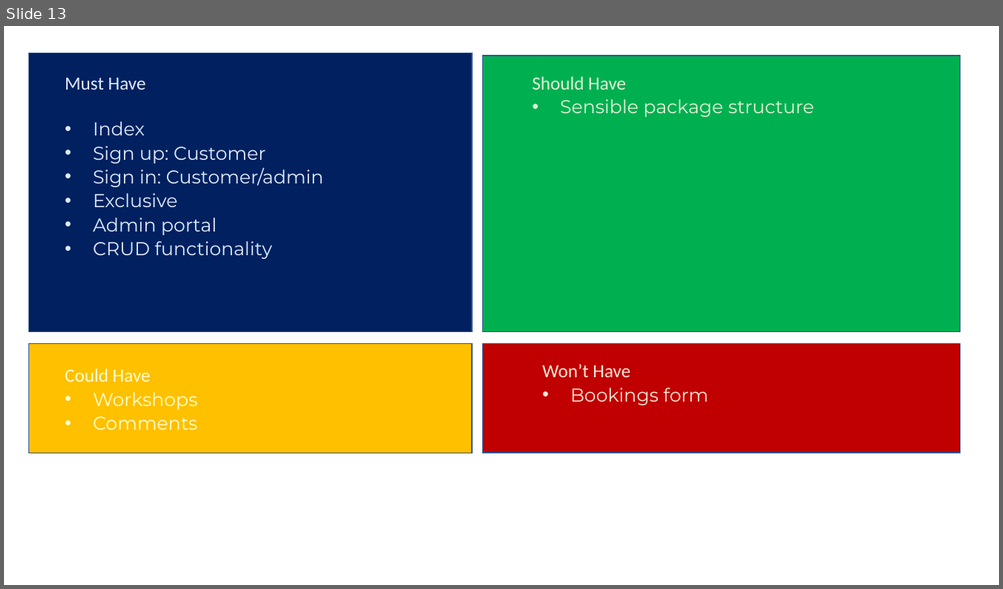
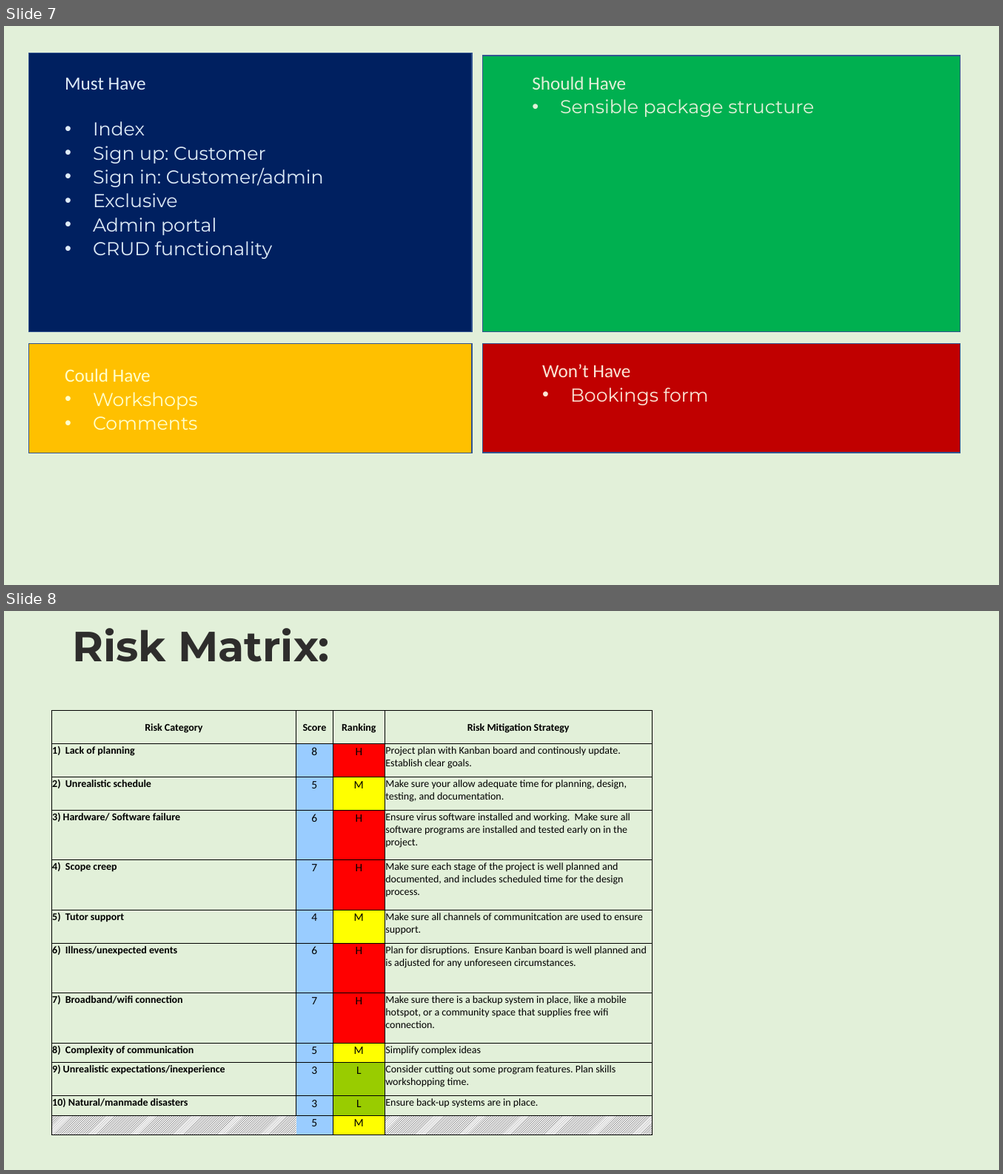
Before and after one commit to shivalasvegas/HobbyProject, a slide deck: PROJECT_FILES/hobbyProject_shefeltgood.pptx. Shown one above the other, each under a label of ours: slide 13 before the commit, slides 7 and 8 after it. The pictures are 1003x589 and 1003x1174 pixels, drawn with LibreOffice and Linux fonts; fonts in the diff are those of the drawing. Boxes give left, top, right and bottom in pixels: in the first picture for what was removed or moved away, otherwise in the second. Text is boxed around its words. In the diff, an @@ line names an element or a change of style, - is before the commit and + after.

```diff
--- a/PROJECT_FILES/hobbyProject_shefeltgood.pptx
+++ b/PROJECT_FILES/hobbyProject_shefeltgood.pptx
@@ slide 8 added at <box>4,611,999,1170</box>, background #E2F0D9 @@
@@ text added at <box>72,628,329,662</box>, 40.7 pt, text #2E2D2C, bold @@
+Risk Matrix:
@@ table added at <box>52,710,652,1136</box>, 12 rows, 4 columns @@
+Risk Category | Score | Ranking | Risk Mitigation Strategy
+1) Lack of planning | 8 | H | Project plan with Kanban board and continously update. Establish clear goals.
+2) Unrealistic schedule | 5 | M | Make sure your allow adequate time for planning, design, testing, and documentation.
+3) Hardware/ Software failure | 6 | H | Ensure virus software installed and working. Make sure all software programs are installed and tested early on in the project.
+4) Scope creep | 7 | H | Make sure each stage of the project is well planned and documented, and includes scheduled time for the design process.
+5) Tutor support | 4 | M | Make sure all channels of communitcation are used to ensure support.
+6) Illness/unexpected events | 6 | H | Plan for disruptions. Ensure Kanban board is well planned and is adjusted for any unforeseen circumstances.
+7) Broadband/wifi connection | 7 | H | Make sure there is a backup system in place, like a mobile hotspot, or a community space that supplies free wifi connection.
+8) Complexity of communication | 5 | M | Simplify complex ideas
+9) Unrealistic expectations/inexperience | 3 | L | Consider cutting out some program features. Plan skills workshopping time.
+10) Natural/manmade disasters | 3 | L | Ensure back-up systems are in place.
+ | 5 | M | 
@@ what was slide 13 is now slide 7 @@
@@ slide 7 changed as well @@
@@ background #FFFFFF to #E2F0D9 @@
```
Also in this commit, not shown: 4 other slides changed, 13 other slides added, 8 slides removed, 51 other files.
